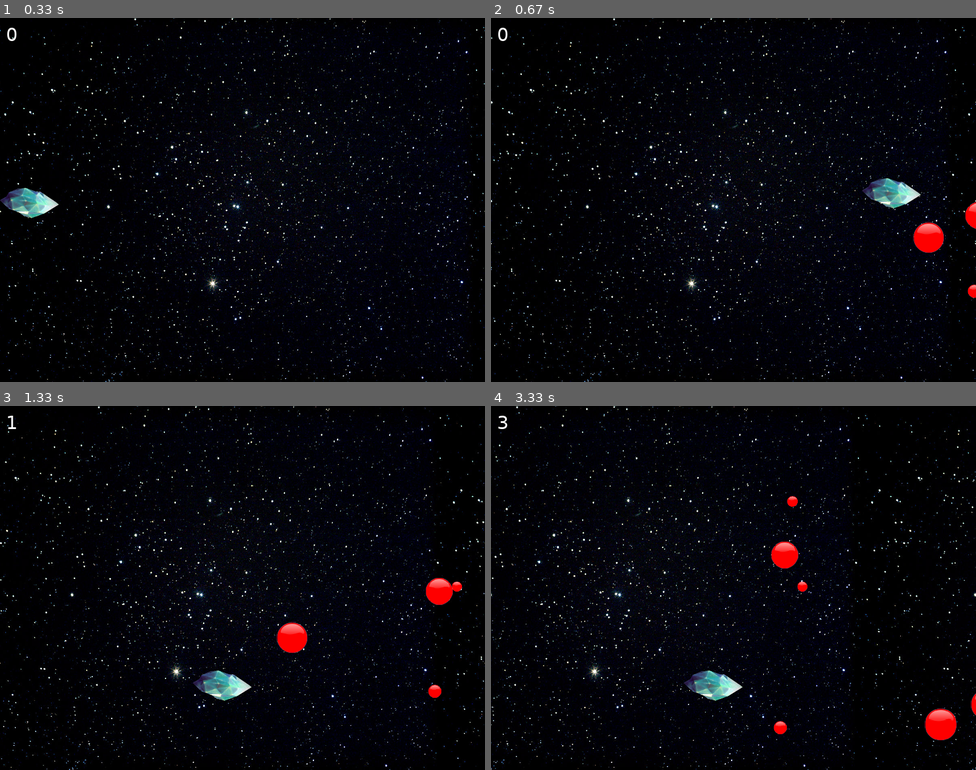
Above: before the commit, frames 1-4 (two rows, left to right).
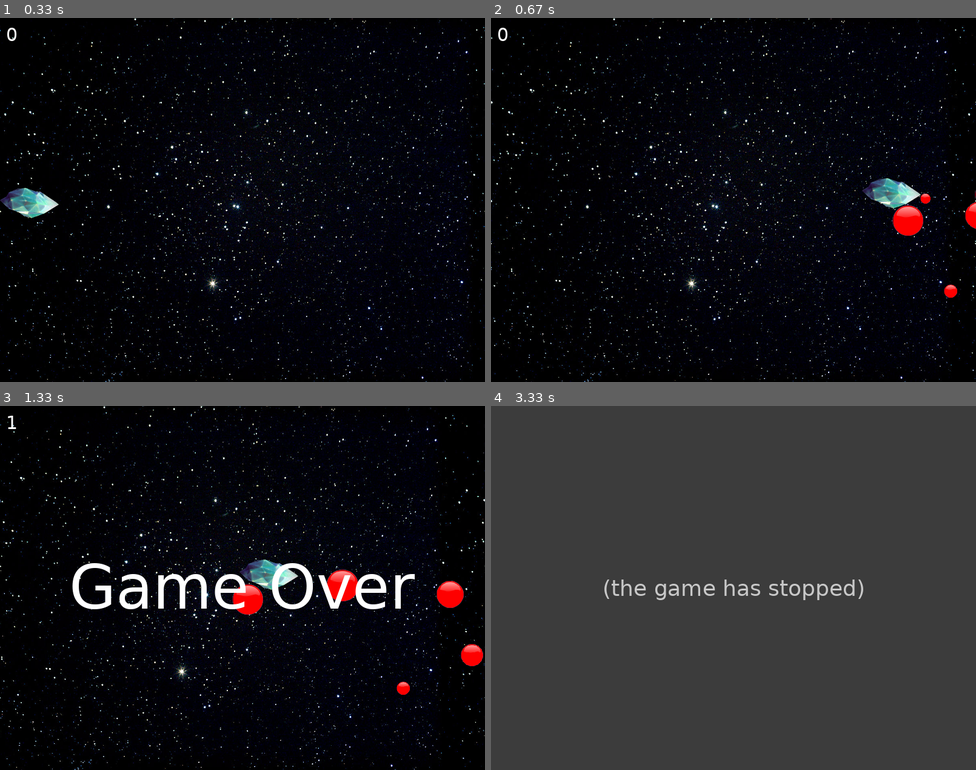
Above: after the commit, the same moments.

Repository: RafaelCastilhoCastro/PyGames_Projects
Game: pygame game, started from space_flying.py
Same seed, same stepped clock (60 frames per second), same inputs: the game is played once before the commit and once after it.
Inputs (mouse positions are in pixels of both pictures, inside the frame that each line leads up to):
- Up to frame 1 (0.33 s): no input
- Up to frame 2 (0.67 s): click (888, 189) at 0.38 s
- Up to frame 3 (1.33 s): click (315, 460) at 0.72 s; press the mouse at (315, 460) at 1.03 s; move the mouse to (266, 573) at 1.13 s; release the mouse at (218, 682) at 1.27 s
- Up to frame 4 (3.33 s): no input

Frame 1 is identical in both runs. In frame 2, 1.0% of the frame differs, in the area x 82-100%, y 47-77%; in frame 3, 12%; in frame 4, 100%, in the area x 0-100%, y 0-100%.
After the commit the program exited at 3.17 s; later frames show no game.

Commit message:
Add collision between enemies

Diff:
--- a/space_flying.py
+++ b/space_flying.py
@@ -38,13 +38,13 @@
         self.surf = pygame.Surface((self.size, self.size))
         self.rect = self.surf.get_rect()
         self.rect.x = screen_width + self.surf.get_width() + random.randint(0, 300)
-        self.rect.y = random.randint(0, screen_height/2) + random.randint(0, screen_height/2)
-        self.x_spd = random.randint(1, 5) * random.randint(1, 3)
+        self.rect.y = random.randint(0, screen_height / 2) + random.randint(0, screen_height / 2)
+        self.x_spd = random.randint(2, 6)
         self.y_spd = 0
         self.type = random.randint(1, 3)        # Type 0 horizontal. Type 1 ascending. Type 2 descending.
 
     def move(self):
-        self.rect.move_ip(((self.x_spd * speed)/2) * -1, 0)
+        self.rect.move_ip((self.x_spd * speed) * -1, 0)
 
         if self.type == 1:
             if self.y_spd == 0:     # Softens the Y decrease
@@ -59,16 +59,17 @@
 
         self.rect.move_ip(0, self.y_spd)
 
+        # ENEMIES DESPAWN & RESPAWN
         if self.rect.right < 0:
-            self.x_spd = random.randint(1, 5) * random.randint(1, 3)
+            self.x_spd = random.randint(2, 6)
             self.rect.center = (screen_width + self.surf.get_width(), (random.randint(0, screen_height)))
 
         if self.rect.bottom < 0:
-            self.x_spd = random.randint(1, 5) * random.randint(1, 3)
+            self.x_spd = random.randint(2, 6)
             self.rect.center = (screen_width + self.surf.get_width(), (random.randint(0, screen_height)))
 
         if self.rect.top > screen_height:
-            self.x_spd = random.randint(1, 5) * random.randint(1, 3)
+            self.x_spd = random.randint(2, 6)
             self.rect.center = (screen_width + self.surf.get_width(), (random.randint(0, screen_height)))
 
 
@@ -138,15 +139,27 @@
 E7 = Enemy()
 E8 = Enemy()
 
-enemies = pygame.sprite.Group()
-enemies.add(E1)
-enemies.add(E2)
-enemies.add(E3)
-enemies.add(E4)
-enemies.add(E5)
-enemies.add(E6)
-enemies.add(E7)
-enemies.add(E8)
+all_enemies = pygame.sprite.Group()
+all_enemies.add(E1)
+all_enemies.add(E2)
+all_enemies.add(E3)
+all_enemies.add(E4)
+all_enemies.add(E5)
+all_enemies.add(E6)
+all_enemies.add(E7)
+all_enemies.add(E8)
+
+enemies1 = pygame.sprite.Group()
+enemies1.add(E1)
+enemies1.add(E2)
+enemies1.add(E3)
+enemies1.add(E4)
+
+enemies2 = pygame.sprite.Group()
+enemies2.add(E5)
+enemies2.add(E6)
+enemies2.add(E7)
+enemies2.add(E8)
 
 all_sprites = pygame.sprite.Group()
 all_sprites.add(P1)
@@ -159,7 +172,7 @@
 all_sprites.add(E7)
 all_sprites.add(E8)
 
-bg_obj = Background()
+background = Background()
 
 
 # INCREASE GAME SPEED & SCORE
@@ -197,8 +210,8 @@
             player_pose = "images/player_pose{}.png".format(str(int(P1.spin)))
             P1.image = pygame.image.load(player_pose)
 
-    bg_obj.move()
-    bg_obj.render()
+    background.move()
+    background.render()
 
     # DRAW SCORE
     scores_text = font_small.render(str(score), True, white)
@@ -207,12 +220,12 @@
     # DRAWS AND MOVES SPRITES
     display_surf.blit(P1.image, P1.rect)
     # P1.move()     # ENABLE FOR KEYBOARD-BASED PLAYER MOVEMENT
-    for entity in enemies:
+    for entity in all_enemies:
         display_surf.blit(entity.image, entity.rect)
         entity.move()
 
-    # COLLISION CHECK
-    if pygame.sprite.spritecollideany(P1, enemies):
+    # COLLISION CHECK PLAYER VS ENEMIES
+    if pygame.sprite.spritecollideany(P1, all_enemies):
         # pygame.mixer.Sound('crash.wav').play()
         display_surf.blit(game_over, (screen_width/2 - game_over_w/2, screen_height/2 - game_over_h/2))
         pygame.display.update()
@@ -222,10 +235,18 @@
         pygame.quit()
         sys.exit()
 
+    # COLLISION CHECK ENEMIES1 VS ENEMIES2
+    if pygame.sprite.groupcollide(enemies1, enemies2, False, False):
+        collided = pygame.sprite.groupcollide(enemies1, enemies2, False, False)
+        for element in collided.keys():
+            element.type = random.randint(1, 3)
+            element.x_spd += 0.2
+
     pygame.display.update()
     FPS.tick(fps_max)
 
 """
+
 
 Multiple lives or health bar
 
@@ -234,8 +255,8 @@
     player moves
 
 
-collision between enemies
-
+
+player laser shot
 
 Done:
 
